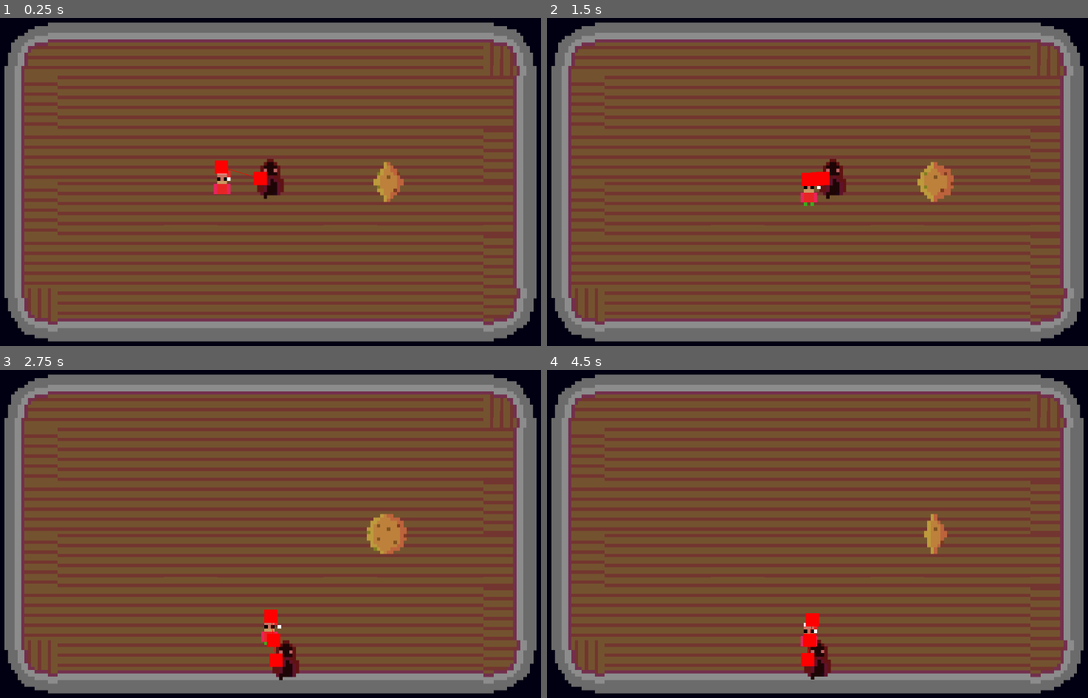
Above: before the commit, frames 1-4 (two rows, left to right).
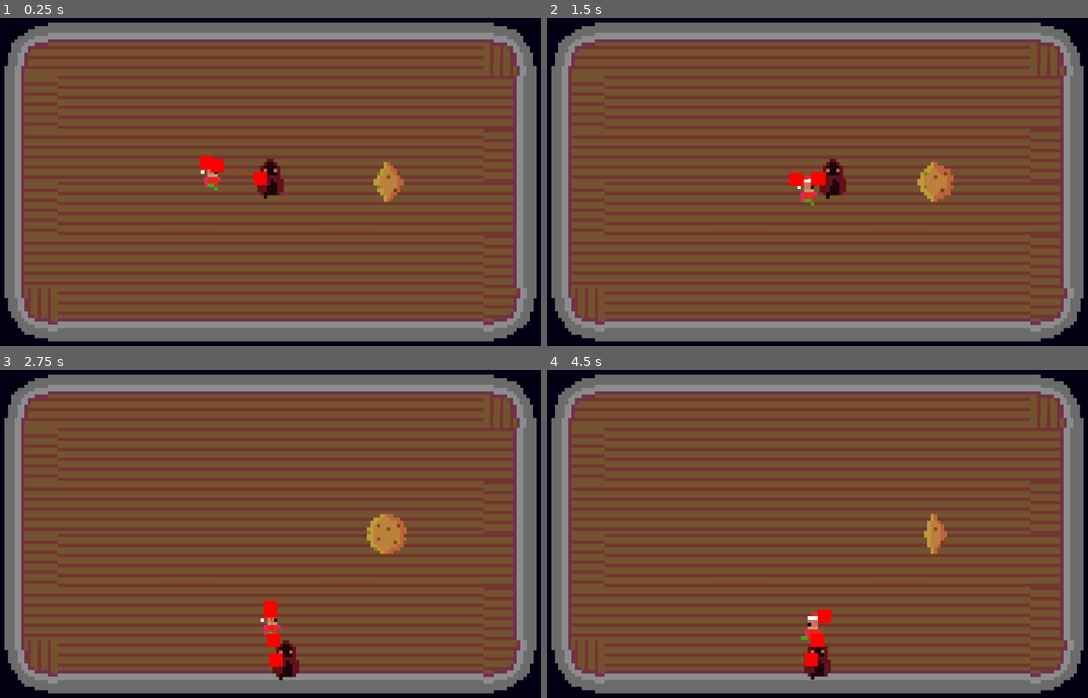
Above: after the commit, the same moments.

Repository: Baguetteboyy/gamesharingforjam
Game: Godot game, scene res://scenes/interactions/levels/level1.tscn
Two runs of this game, one before a commit and one after it. Both use one fixed random seed, a clock stepped at 60 frames per second and the inputs below.
Inputs:
- Up to frame 1 (0.25 s): no input
- Up to frame 2 (1.5 s): hold E (ta) 0.53-1.28 s; tap D (høyre) at 1.35 s
- Up to frame 3 (2.75 s): tap E (ta) at 1.55, 2.3 s; hold S (ned) from 2.03 s (still down)
- Up to frame 4 (4.5 s): release S (ned) at 2.78 s; tap W (opp) at 2.85 s; tap E (ta) at 3.05 s; hold E (ta) 3.53-4.28 s; tap A (venstre) at 4.35 s

The runs differ from the first frame. In frame 1, 0.5% of the frame differs, in the area x 36-47%, y 42-54%; in frame 2, 0.3%; in frame 3, 0.2%; in frame 4, 0.5%, in the area x 46-53%, y 73-91%.

Commit message:
non functional health system

Diff:
--- a/character_body_2d.gd
+++ b/character_body_2d.gd
@@ -8,6 +8,10 @@
 func _physics_process(delta: float) -> void:
 	var dir = to_local(nav_agent.get_next_path_position()).normalized()
 	velocity =  dir * speed
+	if(player.position.x - position.x) < 0:
+		$AnimatedSprite2D.flip_h = false
+	else:
+		$AnimatedSprite2D.flip_h = true
 	move_and_slide()
 
 func makepath() -> void:
@@ -15,3 +19,17 @@
 
 func _on_timer_timeout() -> void:
 	makepath()
+
+
+
+var enemyattack = false
+
+func _on_area_2d_body_entered(body: Node2D) -> void:
+	enemyattack = true
+
+func _on_area_2d_body_exited(body: Node2D) -> void:
+	enemyattack = false
+
+func _on_timer_2_timeout() -> void:
+	playerscript.health - 20
+	print(playerscript.health)
--- a/scenes/enemy.tscn
+++ b/scenes/enemy.tscn
@@ -4,7 +4,7 @@
 [ext_resource type="Texture2D" uid="uid://j24nj0onfd2s" path="res://assets/kid/kid.png" id="2_4ra3w"]
 
 [sub_resource type="RectangleShape2D" id="RectangleShape2D_5uy6h"]
-size = Vector2(6, 9)
+size = Vector2(9, 11)
 
 [sub_resource type="AtlasTexture" id="AtlasTexture_c4w8v"]
 atlas = ExtResource("2_4ra3w")
@@ -85,27 +85,43 @@
 "speed": 5.0
 }]
 
+[sub_resource type="RectangleShape2D" id="RectangleShape2D_md0e3"]
+size = Vector2(6, 9)
+
 [node name="Enemy" type="CharacterBody2D" unique_id=100309273]
 collision_mask = 3
 motion_mode = 1
 wall_min_slide_angle = 0.0
 script = ExtResource("1_md0e3")
 
-[node name="CollisionShape2D" type="CollisionShape2D" parent="." unique_id=1865321331]
-position = Vector2(0, 3.5)
+[node name="CollisionShape2D2" type="CollisionShape2D" parent="." unique_id=1865321331]
+position = Vector2(-0.5, 3.5)
 shape = SubResource("RectangleShape2D_5uy6h")
 
 [node name="AnimatedSprite2D" type="AnimatedSprite2D" parent="." unique_id=1234056559]
 sprite_frames = SubResource("SpriteFrames_wtq4b")
-animation = &"idle"
-autoplay = "idle"
-frame_progress = 0.50176483
+animation = &"walk_side"
+autoplay = "walk_side"
 
 [node name="Timer" type="Timer" parent="." unique_id=1920314067]
-wait_time = 0.001
+wait_time = 0.1
 autostart = true
 
 [node name="NavigationAgent2D" type="NavigationAgent2D" parent="." unique_id=1316335999]
 debug_enabled = true
 
+[node name="Area2D" type="Area2D" parent="." unique_id=388982187]
+collision_layer = 8
+
+[node name="CollisionShape2D" type="CollisionShape2D" parent="Area2D" unique_id=218285014]
+position = Vector2(0, 3.5)
+shape = SubResource("RectangleShape2D_md0e3")
+
+[node name="Timer2" type="Timer" parent="." unique_id=1494674298]
+wait_time = 0.5
+autostart = true
+
 [connection signal="timeout" from="Timer" to="." method="_on_timer_timeout"]
+[connection signal="body_entered" from="Area2D" to="." method="_on_area_2d_body_entered"]
+[connection signal="body_exited" from="Area2D" to="." method="_on_area_2d_body_exited"]
+[connection signal="timeout" from="Timer2" to="." method="_on_timer_2_timeout"]
--- a/scripts/node_2d.gd
+++ b/scripts/node_2d.gd
@@ -2,6 +2,7 @@
 
 var SPEED = 70
 var level = 1
+var health = 100
 
 # Called when the node enters the scene tree for the first time.
 func _ready() -> void:
